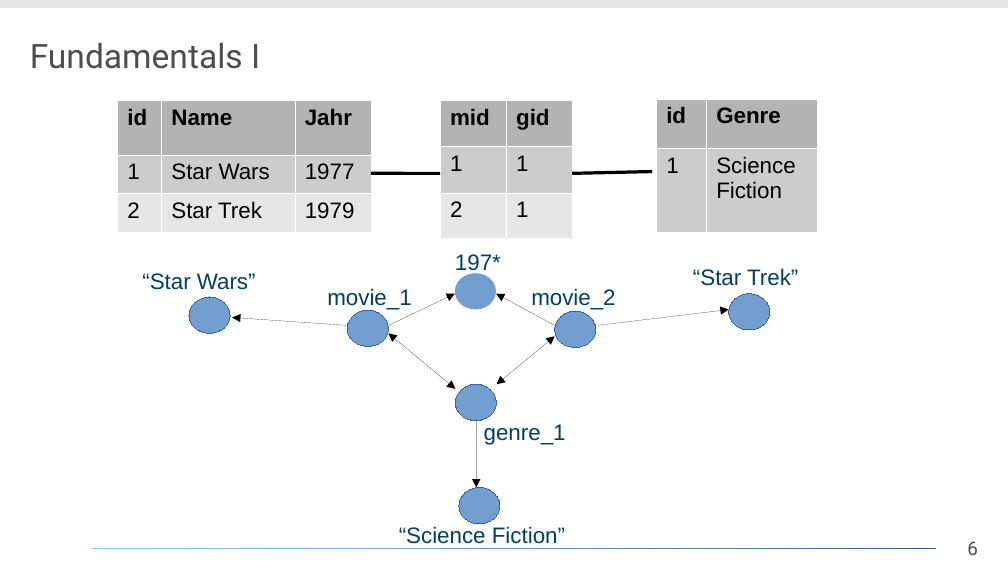
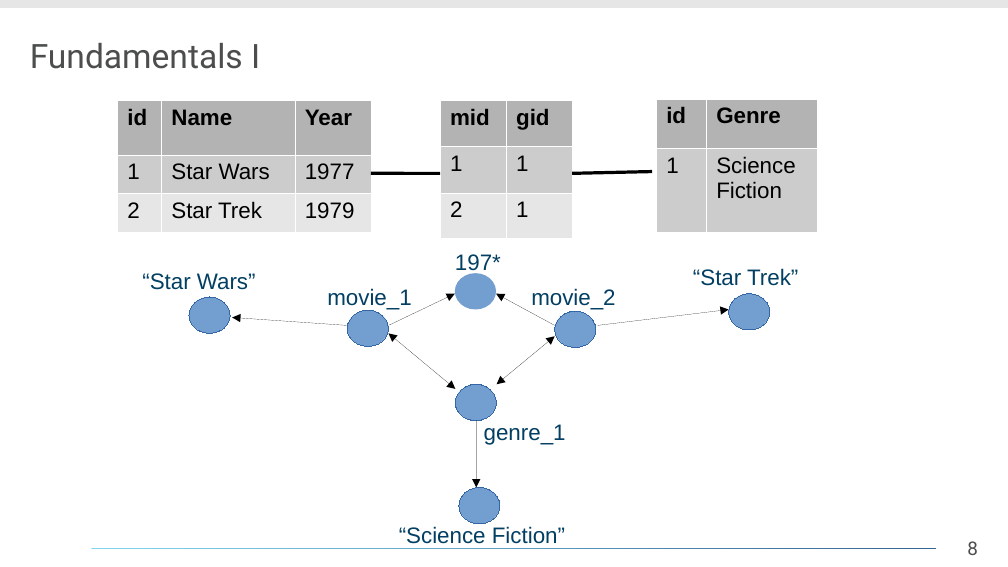
Before and after one commit to daelmo/DB2GraphGenerator, a slide deck: slide 8 of presentation/Analyse_eines_Forschungsthemas.odp (slide 6 before the commit). Drawn at 1008x567 pixels with LibreOffice and Linux fonts; fonts in the diff are those of the drawing; background and template pictures are left out. Boxes give left, top, right and bottom in pixels: in the first picture for what was removed or moved away, otherwise in the second. Text is boxed around its words. In the diff, an @@ line names an element or a change of style, - is before the commit and + after.

```diff
--- a/presentation/Analyse_eines_Forschungsthemas.odp
+++ b/presentation/Analyse_eines_Forschungsthemas.odp
@@ table at box(118, 100, 371, 232) @@
-row 1, column 3: Jahr
+row 1, column 3: Year
@@ page number at box(967, 541, 978, 555): text changed @@
-6
+8
```
Also in this commit, not shown: 8 other slides changed, 12 slides added, 8 slides removed, 1 other file.
